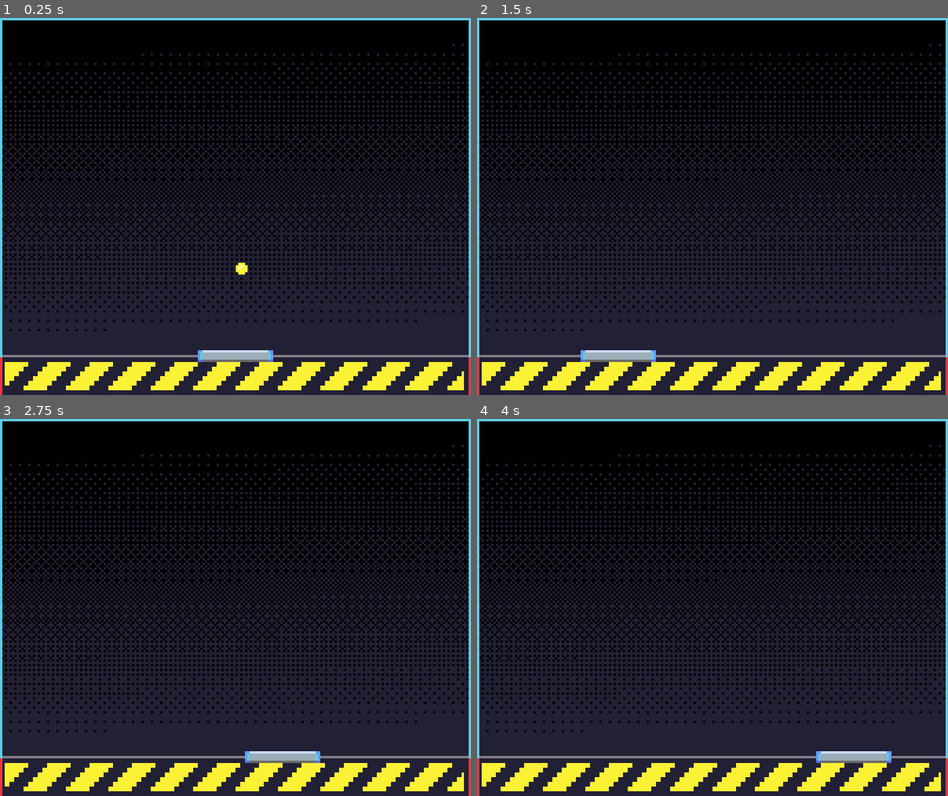
Above: before the commit, frames 1-4 (two rows, left to right).
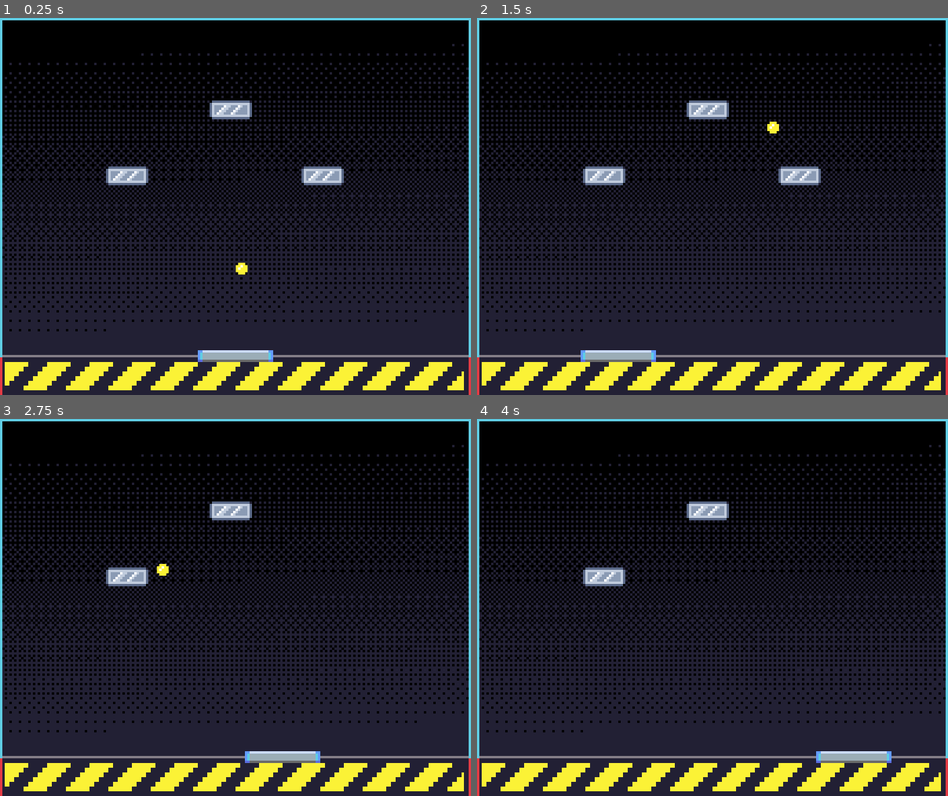
Above: after the commit, the same moments.

Repository: alstonStone/Godot_301
Game: Godot game, scene res://scenes/world/world.tscn
Two runs of this game, one before a commit and one after it. Both use one fixed random seed, a clock stepped at 60 frames per second and the inputs below.
Inputs (mouse positions are in pixels of both pictures, inside the frame that each line leads up to):
- Up to frame 1 (0.25 s): no input
- Up to frame 2 (1.5 s): tap Enter at 0.5 s; move the mouse to (816, 187) at 0.52 s; tap Space at 1.25 s; move the mouse to (618, 225) at 1.27 s
- Up to frame 3 (2.75 s): move the mouse to (282, 524) at 2.02 s
- Up to frame 4 (4 s): move the mouse to (688, 682) at 2.77 s; move the mouse to (853, 664) at 3.52 s

The runs differ from the first frame. In frame 1, 1.3% of the frame differs, in the area x 22-73%, y 21-45%; in frame 2, 1.4%; in frame 3, 0.9%; in frame 4, 0.9%.

Commit message:
EP 2/7 - Complete

Diff:
--- a/breakout/scenes/ball/ball.gd
+++ b/breakout/scenes/ball/ball.gd
@@ -1,7 +1,7 @@
 extends CharacterBody2D
 
 
-@export var speed := 2.0 # pixels per second
+@export var speed := 120.0 # pixels per second
 
 func _ready() -> void:
 	var direction := Vector2(randf_range(-1,1),-1).normalized()
@@ -9,4 +9,21 @@
 
 
 func _physics_process(delta: float) -> void:
-	move_and_collide(velocity*delta)
+	var collision := move_and_collide(velocity*delta)
+	if collision != null:
+		var ball_position = collision.get_position()
+		var collider := collision.get_collider()
+		if collider is Paddle:
+			var paddle:Paddle = collider
+			velocity = get_velocity_from_paddle(paddle)
+		else:
+			if collider is Brick:
+				var brick : Brick = collider
+				brick.take_damage()
+			velocity = velocity.bounce(collision.get_normal())
+
+
+func get_velocity_from_paddle(paddel:Paddle) -> Vector2:
+	var paddle_half_width := 16
+	var offset := (position.x - paddel.position.x) / paddle_half_width
+	return Vector2(offset,-1).normalized() * speed
--- /dev/null
+++ b/breakout/scenes/bricks/brick.gd
@@ -0,0 +1,6 @@
+class_name Brick
+extends StaticBody2D
+
+
+func take_damage() -> void:
+	queue_free()
--- /dev/null
+++ b/breakout/scenes/bricks/brick.tscn
@@ -0,0 +1,16 @@
+[gd_scene format=3 uid="uid://dgwy4nbt8wka4"]
+
+[ext_resource type="Script" uid="uid://yy8q6y8nfp5n" path="res://scenes/bricks/brick.gd" id="1_7oinx"]
+[ext_resource type="Texture2D" uid="uid://backn8b7h28hy" path="res://assets/textures/brick.png" id="1_jwfv0"]
+
+[sub_resource type="RectangleShape2D" id="RectangleShape2D_neqkb"]
+size = Vector2(16, 6)
+
+[node name="Brick" type="StaticBody2D" unique_id=925958572]
+script = ExtResource("1_7oinx")
+
+[node name="BrickSprite" type="Sprite2D" parent="." unique_id=1720480334]
+texture = ExtResource("1_jwfv0")
+
+[node name="CollisionShape2D" type="CollisionShape2D" parent="." unique_id=1135185813]
+shape = SubResource("RectangleShape2D_neqkb")
--- a/breakout/scenes/paddle/paddle.gd
+++ b/breakout/scenes/paddle/paddle.gd
@@ -1,3 +1,4 @@
+class_name Paddle
 extends AnimatableBody2D
 
 
--- a/breakout/scenes/world/world.tscn
+++ b/breakout/scenes/world/world.tscn
@@ -3,6 +3,13 @@
 [ext_resource type="Texture2D" uid="uid://cr83bpyleg4b8" path="res://assets/textures/background.png" id="1_dphjl"]
 [ext_resource type="PackedScene" uid="uid://cvstwnwbs75xl" path="res://scenes/paddle/paddle.tscn" id="2_sl2e5"]
 [ext_resource type="PackedScene" uid="uid://dpwwvkfv48suw" path="res://scenes/ball/ball.tscn" id="3_1fp7r"]
+[ext_resource type="PackedScene" uid="uid://dgwy4nbt8wka4" path="res://scenes/bricks/brick.tscn" id="4_6m72w"]
+
+[sub_resource type="RectangleShape2D" id="RectangleShape2D_neqkb"]
+size = Vector2(8, 160)
+
+[sub_resource type="RectangleShape2D" id="RectangleShape2D_1fp7r"]
+size = Vector2(8, 216)
 
 [node name="World" type="Node2D" unique_id=1805932890]
 
@@ -16,4 +23,36 @@
 
 [node name="Ball" parent="." unique_id=271122136 instance=ExtResource("3_1fp7r")]
 position = Vector2(98, 136)
-speed = 120.0
+
+[node name="LeftWall" type="StaticBody2D" parent="." unique_id=682094887]
+metadata/_edit_lock_ = true
+
+[node name="CollisionShape2D" type="CollisionShape2D" parent="LeftWall" unique_id=756092373]
+position = Vector2(-4, 80)
+shape = SubResource("RectangleShape2D_neqkb")
+
+[node name="RightWall" type="StaticBody2D" parent="." unique_id=865856282]
+position = Vector2(208, 0)
+metadata/_edit_lock_ = true
+
+[node name="CollisionShape2D" type="CollisionShape2D" parent="RightWall" unique_id=1819444803]
+position = Vector2(-4, 80)
+shape = SubResource("RectangleShape2D_neqkb")
+
+[node name="TopWall" type="StaticBody2D" parent="." unique_id=316089746]
+position = Vector2(180, 0)
+rotation = 1.5707964
+metadata/_edit_lock_ = true
+
+[node name="CollisionShape2D" type="CollisionShape2D" parent="TopWall" unique_id=135338605]
+position = Vector2(-4, 80)
+shape = SubResource("RectangleShape2D_1fp7r")
+
+[node name="Brick" parent="." unique_id=925958572 instance=ExtResource("4_6m72w")]
+position = Vector2(54, 67)
+
+[node name="Brick2" parent="." unique_id=347914073 instance=ExtResource("4_6m72w")]
+position = Vector2(137, 67)
+
+[node name="Brick3" parent="." unique_id=1837954105 instance=ExtResource("4_6m72w")]
+position = Vector2(98, 39)
Not shown, added: breakout/scenes/bricks/brick.gd.uid
